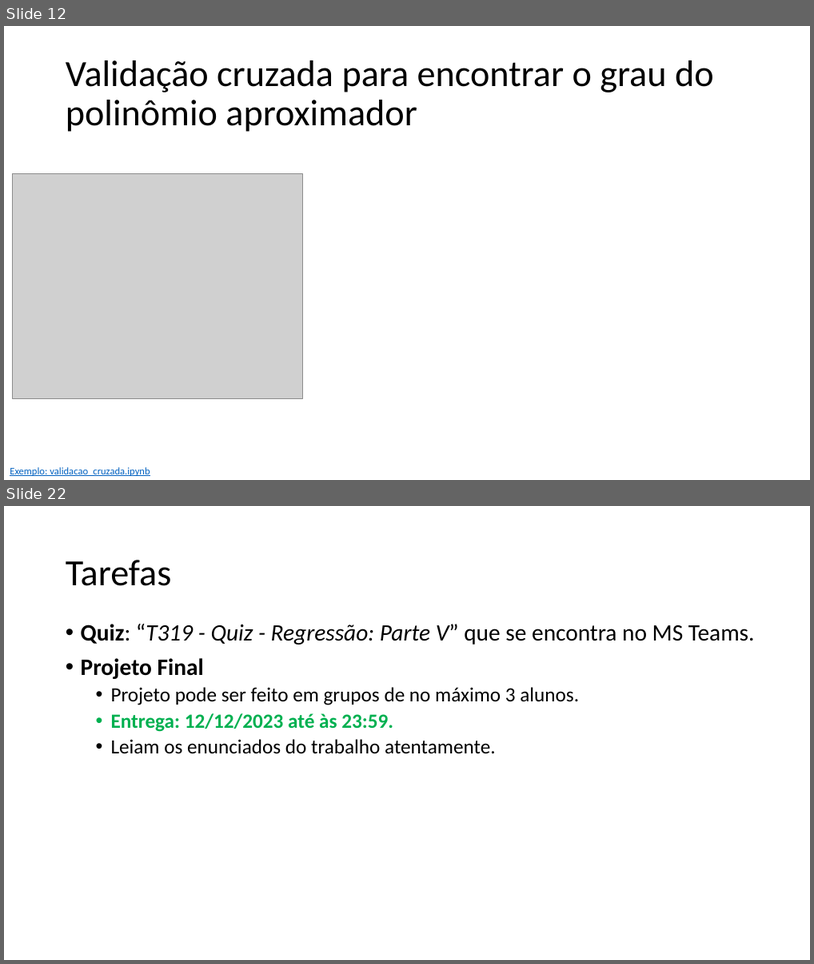
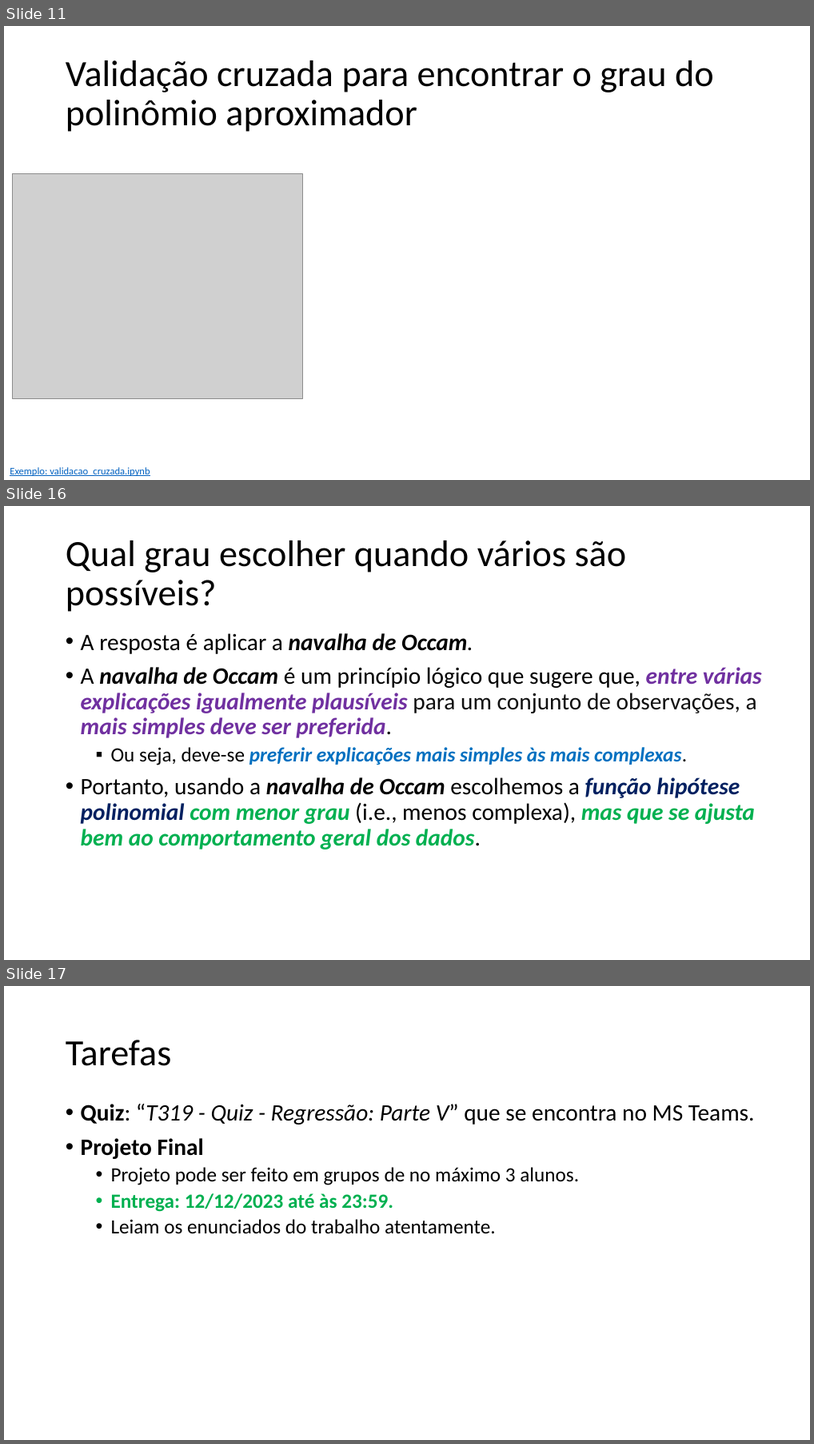
Before and after one commit to zz4fap/t319_aprendizado_de_maquina, a slide deck: slides/T319_Regressão_Linear (Parte V).pptx. Shown one above the other, each under a label of ours: slides 12 and 22 before the commit, slides 11, 16 and 17 after it; the slides between them are not shown. The pictures are 814x964 and 814x1444 pixels, drawn with LibreOffice and Linux fonts; fonts in the diff are those of the drawing; grey boxes stand for pictures. Boxes give left, top, right and bottom in pixels: in the first picture for what was removed or moved away, otherwise in the second. Text is boxed around its words. In the diff, an @@ line names an element or a change of style, - is before the commit and + after.

```diff
--- a/slides/T319_Regressão_Linear (Parte V).pptx
+++ b/slides/T319_Regressão_Linear (Parte V).pptx
@@ slide 16 added at (x1=4, y1=506, x2=810, y2=960), background #FFFFFF @@
@@ title added at (x1=66, y1=540, x2=627, y2=612), 44 pt, text #000000 @@
+Qual grau escolher quando vários são possíveis?
@@ text added at (x1=81, y1=633, x2=762, y2=849), 28 pt, text #000000, bold, italic @@
+• A resposta é aplicar a navalha de Occam.
+• A navalha de Occam é um princípio lógico que sugere que, entre várias explicações igualmente plausíveis para um conjunto de observações, a mais simples deve ser preferida.
+  ▪ Ou seja, deve-se preferir explicações mais simples às mais complexas.
+• Portanto, usando a navalha de Occam escolhemos a função hipótese polinomial com menor grau (i.e., menos complexa), mas que se ajusta bem ao comportamento geral dos dados.
@@ what was slide 12 is now slide 11 @@
@@ what was slide 22 is now slide 17 @@
```
Also in this commit, not shown: 2 slides changed, 3 other slides added, 9 slides removed, 1 other file.
